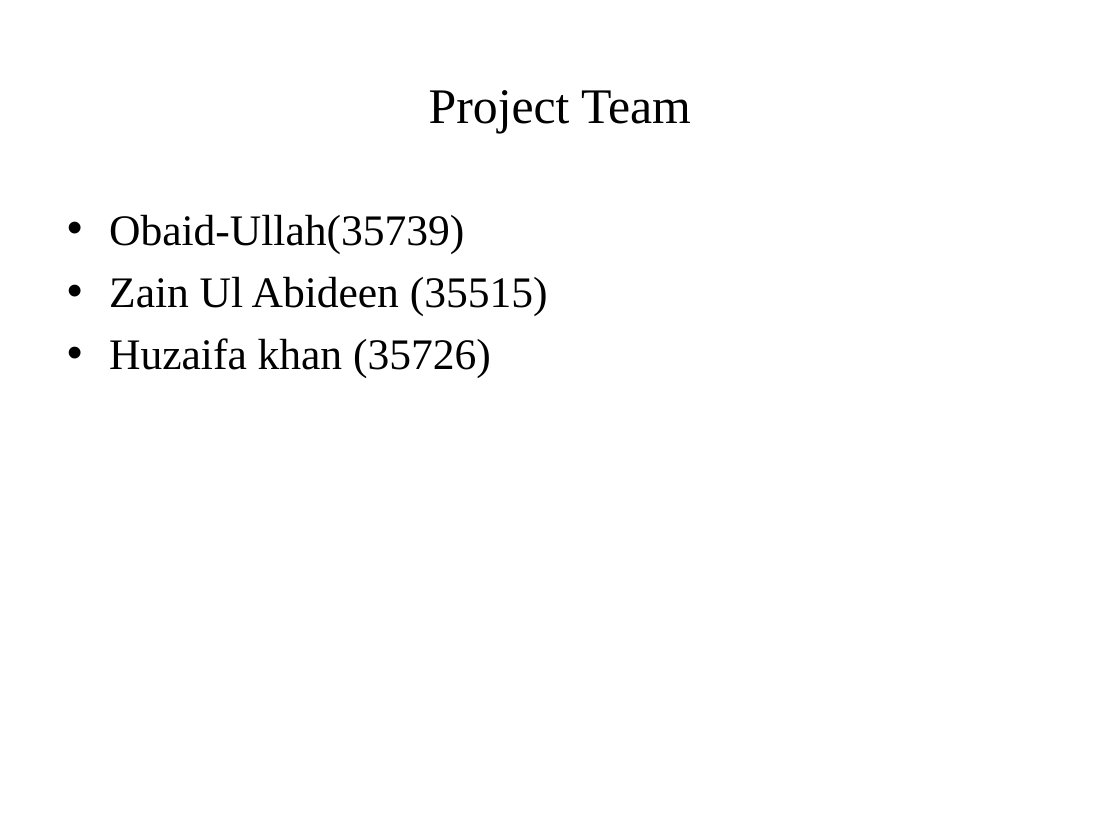
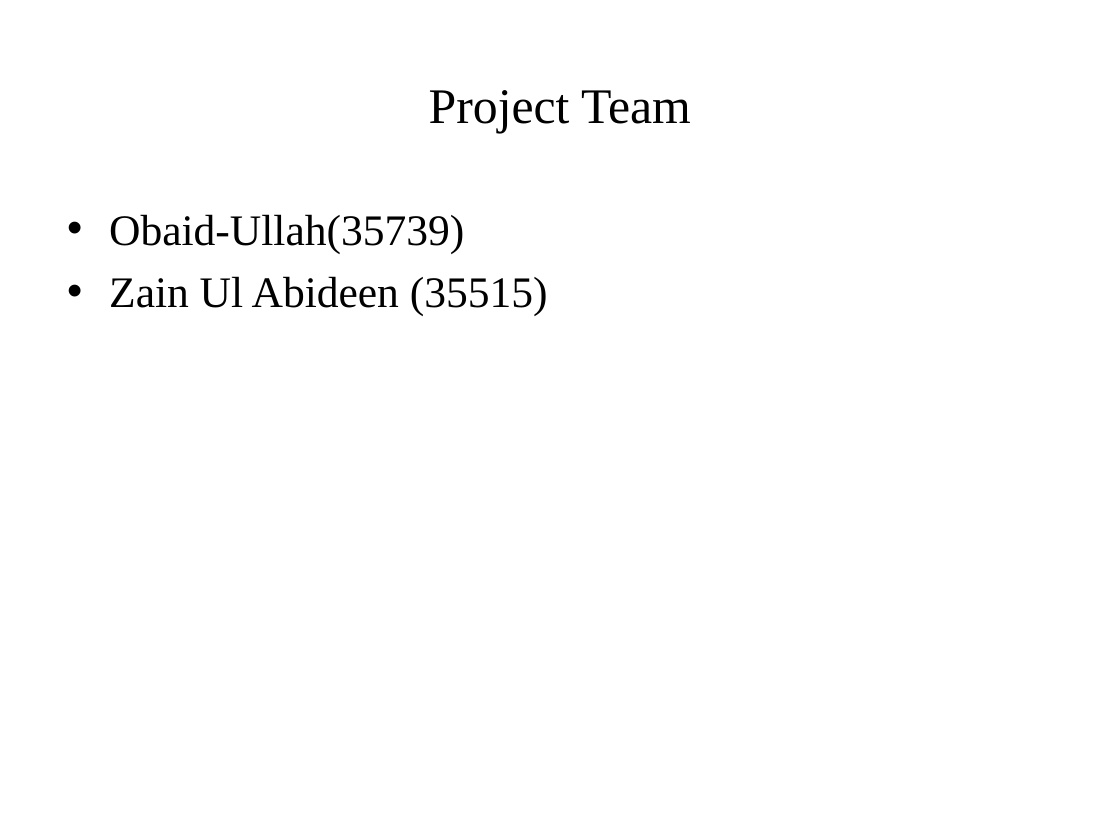
Before and after one commit to pandistic-zain/Fitnesstan--FYP, a slide deck: slide 2 of fitnesstan-documentation/FItnessstan_Final Presentation_Part 2.pptx. Drawn at 1120x840 pixels with LibreOffice and Linux fonts; fonts in the diff are those of the drawing; background and template pictures are left out. Boxes give left, top, right and bottom in pixels: in the first picture for what was removed or moved away, otherwise in the second. Text is boxed around its words. In the diff, an @@ line names an element or a change of style, - is before the commit and + after.

```diff
--- a/fitnesstan-documentation/FItnessstan_Final Presentation_Part 2.pptx
+++ b/fitnesstan-documentation/FItnessstan_Final Presentation_Part 2.pptx
@@ text at (x1=109, y1=338, x2=491, y2=378): paragraph removed @@
-• Huzaifa khan (35726)
```
Also in this commit, not shown: 6 other slides changed, 26 slides removed.
